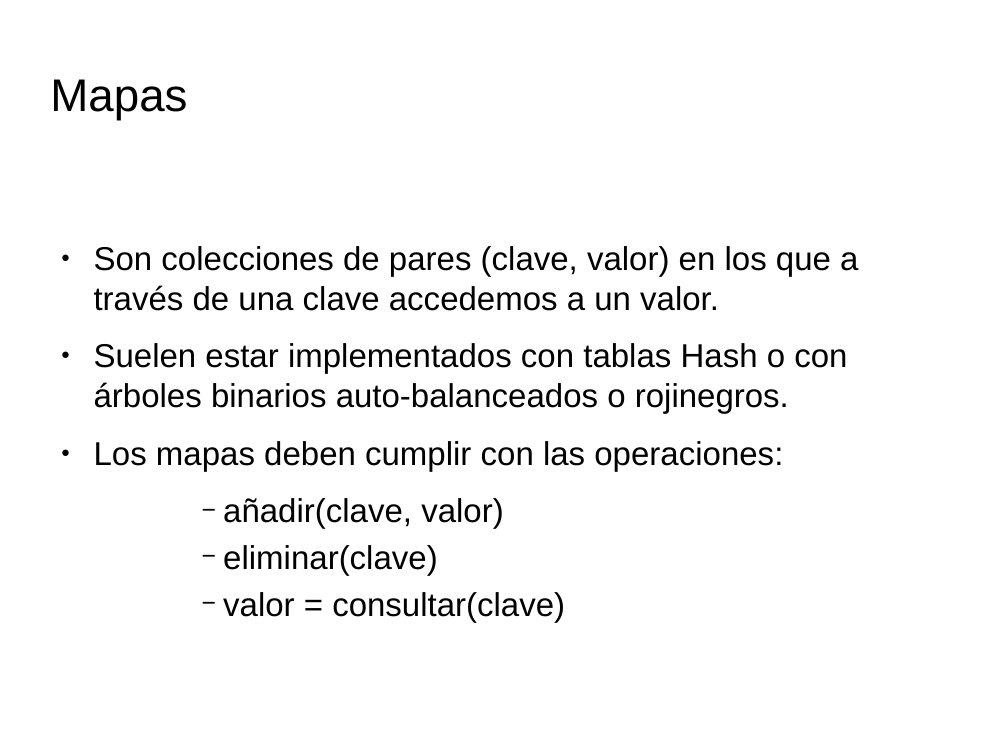
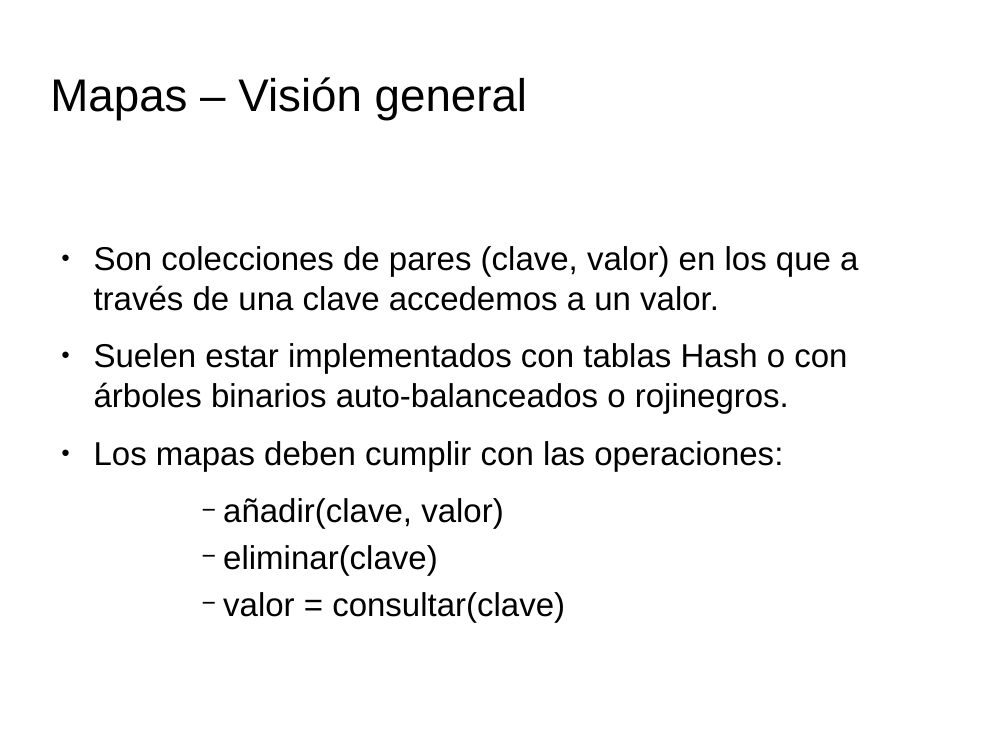
Before and after one commit to tombe85/lin, a slide deck: slide 4 of presentacion/EstructurasDeDatosKernel.odp. Drawn at 1008x756 pixels with LibreOffice and Linux fonts; fonts in the diff are those of the drawing; background and template pictures are left out. Boxes give left, top, right and bottom in pixels: in the first picture for what was removed or moved away, otherwise in the second. Text is boxed around its words. In the diff, an @@ line names an element or a change of style, - is before the commit and + after.

Commit message:
Avances presentación mapas

```diff
--- a/presentacion/EstructurasDeDatosKernel.odp
+++ b/presentacion/EstructurasDeDatosKernel.odp
@@ title at (50,77,527,121): text changed @@
-Mapas
+Mapas – Visión general
```
Also in this commit, not shown: 5 other slides changed, 1 slide added.
